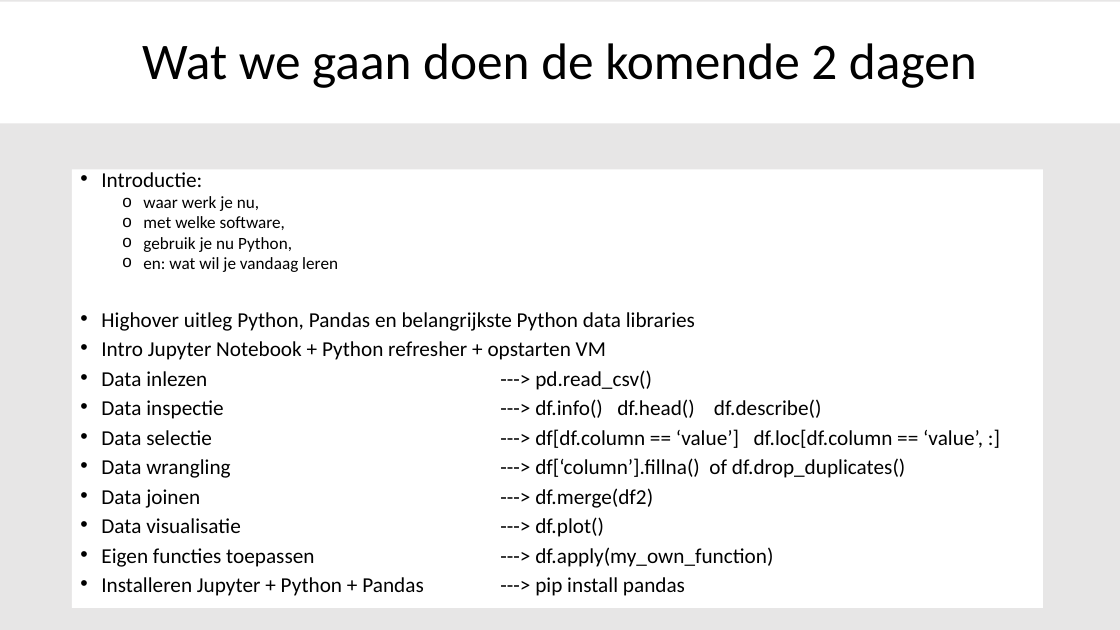
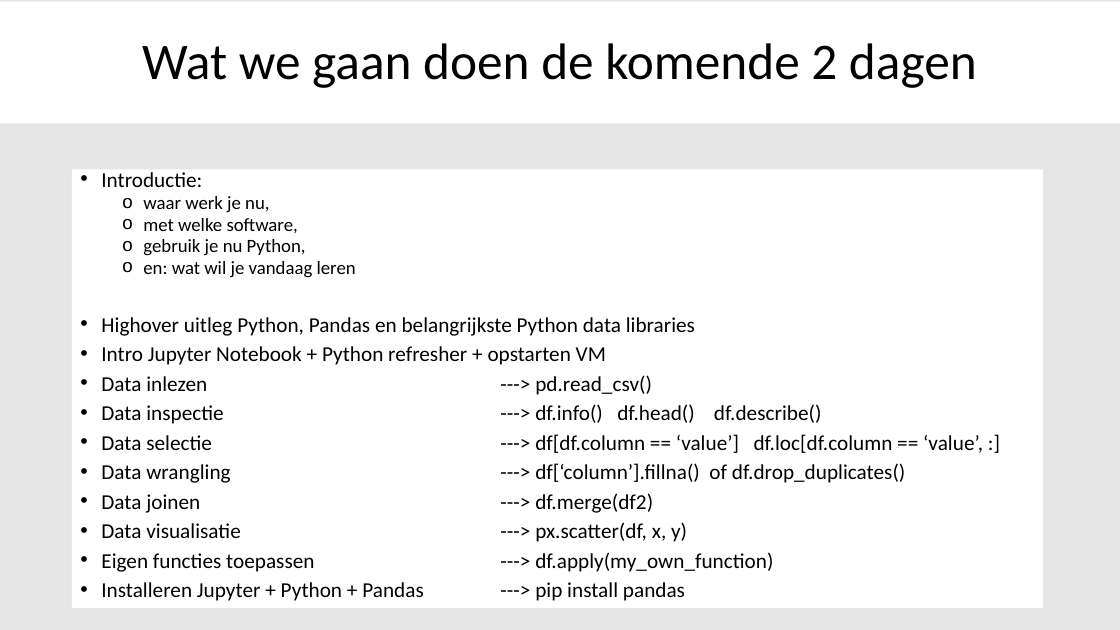
Before and after one commit to SandervandenOord/pandas_training, a slide deck: slide 2 of Pandas_Training_Slides.pptx. Drawn at 1120x630 pixels with LibreOffice and Linux fonts; fonts in the diff are those of the drawing. Boxes give left, top, right and bottom in pixels: in the first picture for what was removed or moved away, otherwise in the second. Text is boxed around its words. In the diff, an @@ line names an element or a change of style, - is before the commit and + after.

```diff
--- a/Pandas_Training_Slides.pptx
+++ b/Pandas_Training_Slides.pptx
@@ text at [143,196,356,278]: size 14.7 to 16.1 pt in "waar werk je nu,", "met welke software,", "gebruik je nu Python,", "en: wat wil je vandaag leren" @@
@@ text at [101,522,687,542]: text changed @@
-• Data visualisatie ---> df.plot()
+• Data visualisatie ---> px.scatter(df, x, y)
```
Also in this commit, not shown: 2 other slides changed, 7 slides added.
